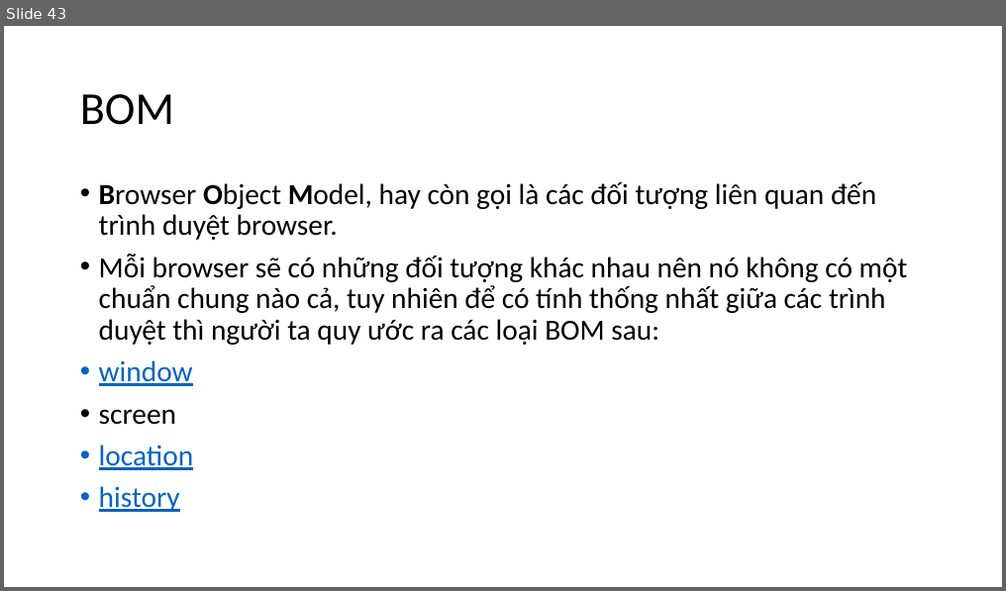
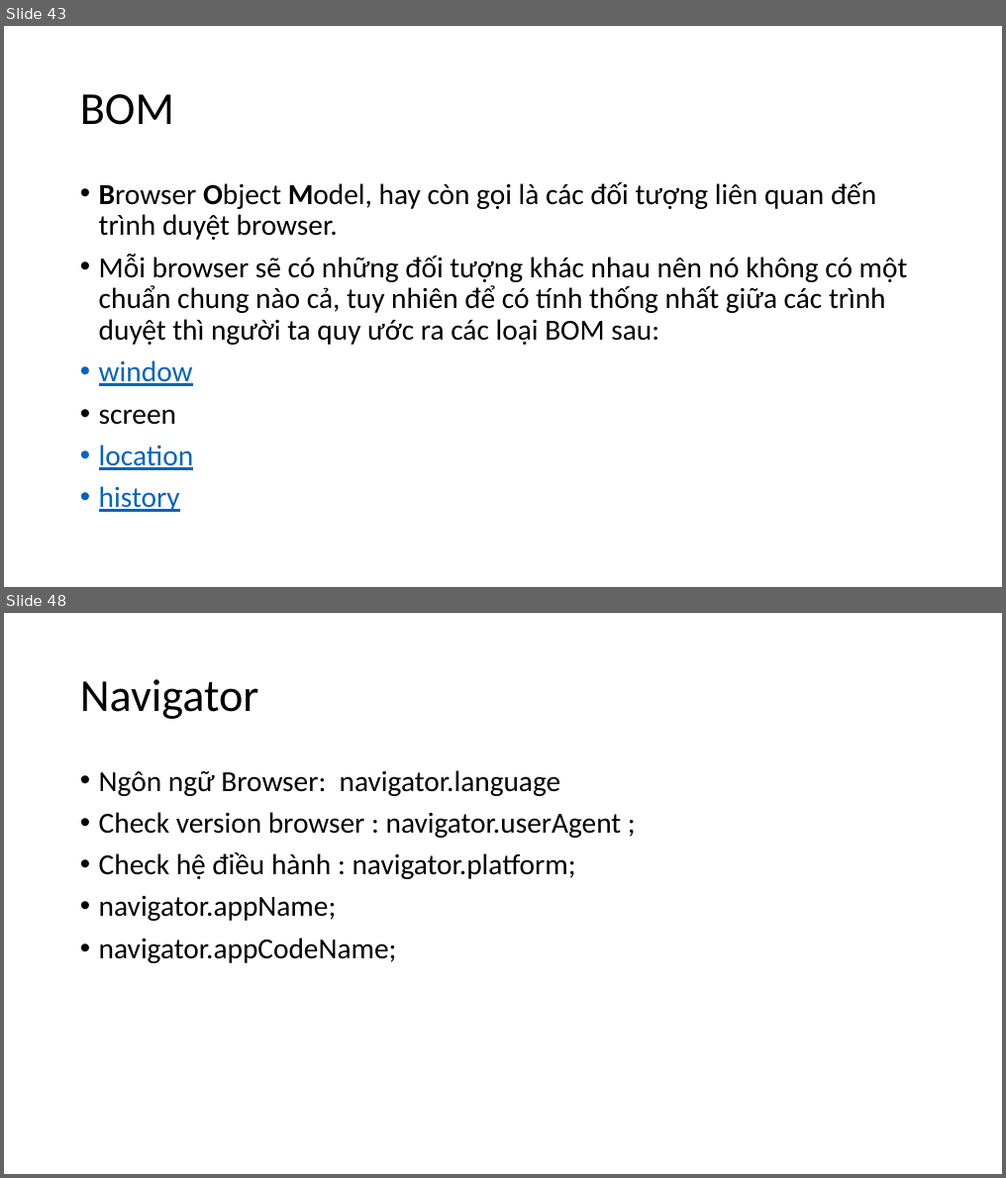
Before and after one commit to hoanghiep8921/ljava1909, a slide deck: slide/Java Script.pptx. Shown one above the other, each under a label of ours: slide 43 before the commit, slides 43 and 48 after it; the slides between them are not shown. The pictures are 1006x591 and 1006x1178 pixels, drawn with LibreOffice and Linux fonts; fonts in the diff are those of the drawing. Boxes give left, top, right and bottom in pixels: in the first picture for what was removed or moved away, otherwise in the second. Text is boxed around its words. In the diff, an @@ line names an element or a change of style, - is before the commit and + after.

```diff
--- a/slide/Java Script.pptx
+++ b/slide/Java Script.pptx
@@ slide 48 added at (4,613,1002,1174), background #FFFFFF @@
@@ title added at (80,679,259,719), 44 pt, text #000000 @@
+Navigator
@@ text added at (99,770,622,963), 28 pt, text #000000 @@
+• Ngôn ngữ Browser: navigator.language
+• Check version browser : navigator.userAgent ;
+• Check hệ điều hành : navigator.platform;
+• navigator.appName;
+• navigator.appCodeName;
```
Also in this commit, not shown: 6 other slides added, 3 other files.
